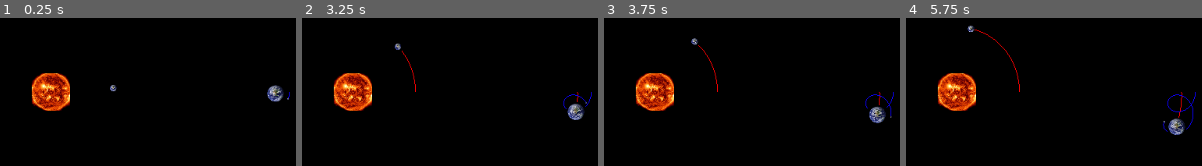
Above: before the commit, frames 1-4 (left to right).
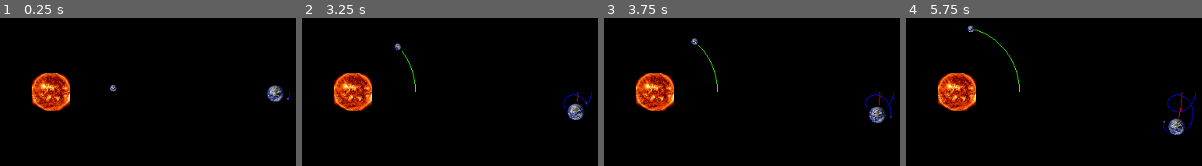
Above: after the commit, the same moments.

Repository: jarkonik/gravity
Game: Godot game, scene res://Main.tscn
The game is run twice, just before and just after one commit, with the same random seed, the same clock (stepped at 60 frames per second) and the same inputs.
Inputs:
- Up to frame 1 (0.25 s): no input
- Up to frame 2 (3.25 s): tap Enter at 0.5 s
- Up to frame 3 (3.75 s): tap Space at 3.5 s
- Up to frame 4 (5.75 s): no input

Frame 1 is identical in both runs. In frame 2, 0.1% of the frame differs, in the area x 33-39%, y 21-50%; in frame 3, 0.2%; in frame 4, 0.3%, in the area x 22-39%, y 7-50%.

Commit message:
change path color

Diff:
--- a/Main.tscn
+++ b/Main.tscn
@@ -75,4 +75,4 @@
 mass = 2000
 is_static = false
 gravity_source = true
-path_color = Color( 1, 0, 0, 1 )
+path_color = Color( 0.242188, 1, 0, 1 )
